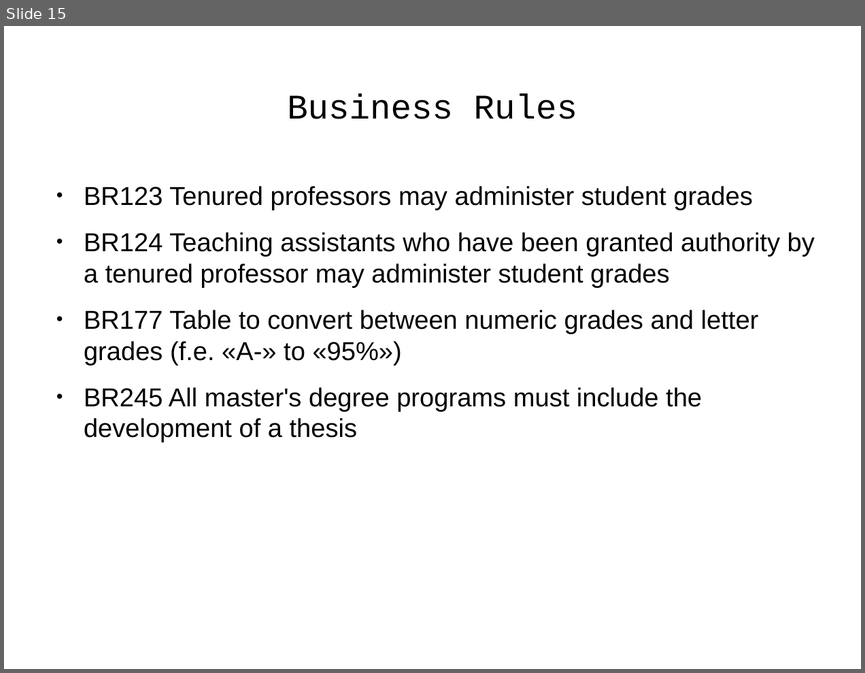
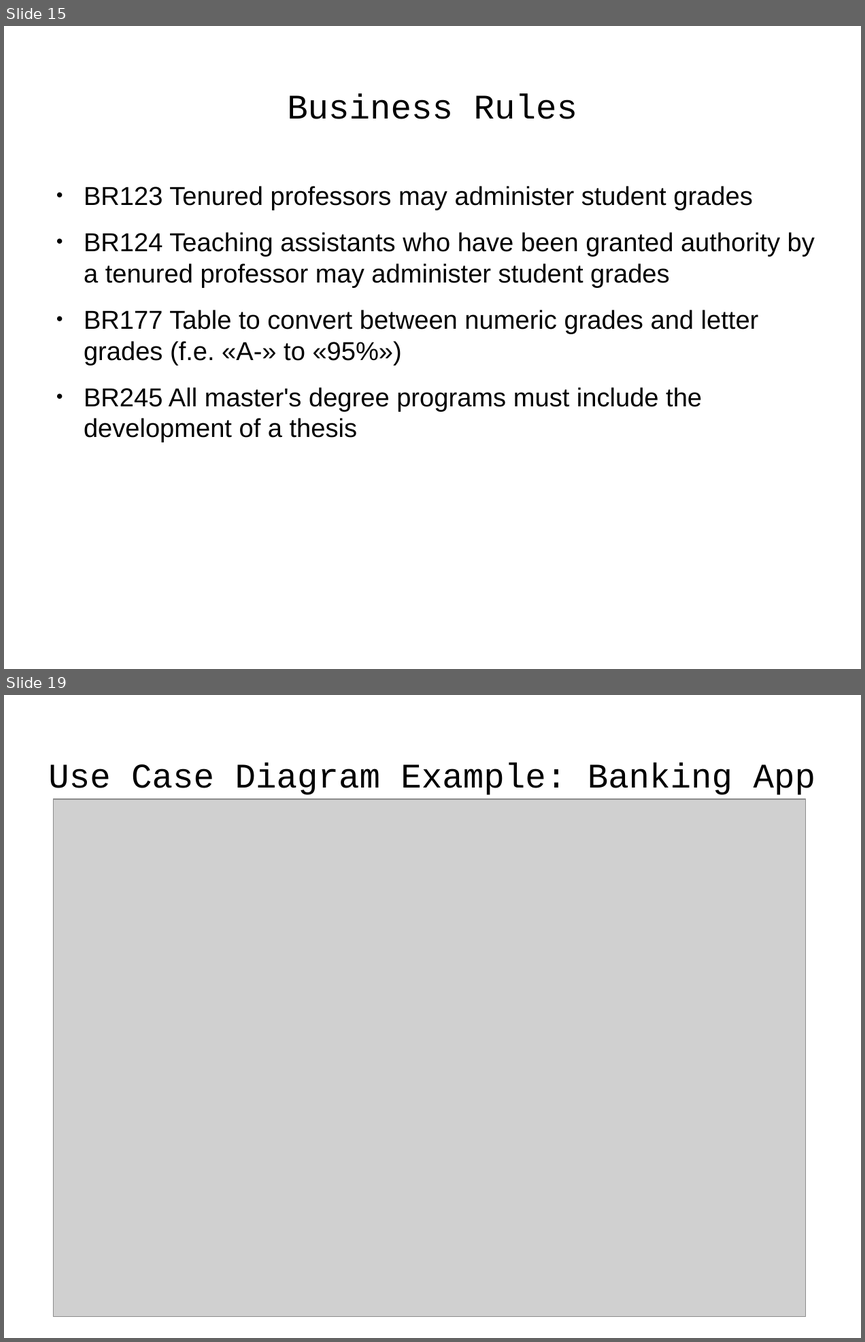
Before and after one commit to j-avdeev/EnterpriseSystemsDevelopment, a slide deck: Lec5 - UML/Enterprise System Development - lec day5 - UML.odp. Shown one above the other, each under a label of ours: slide 15 before the commit, slides 15 and 19 after it; the slides between them are not shown. The pictures are 865x673 and 865x1342 pixels, drawn with LibreOffice and Linux fonts; fonts in the diff are those of the drawing; grey boxes stand for pictures. Boxes give left, top, right and bottom in pixels: in the first picture for what was removed or moved away, otherwise in the second. Text is boxed around its words. In the diff, an @@ line names an element or a change of style, - is before the commit and + after.

```diff
--- a/Lec5 - UML/Enterprise System Development - lec day5 - UML.odp
+++ b/Lec5 - UML/Enterprise System Development - lec day5 - UML.odp
@@ slide 19 added at (4,695,861,1338), background #FFFFFF @@
@@ title added at (48,763,815,795), 32 pt, text #000000 @@
+Use Case Diagram Example: Banking App
@@ picture added at (54,799,806,1317) @@
```
Also in this commit, not shown: 14 other slides added, 16 other files.
